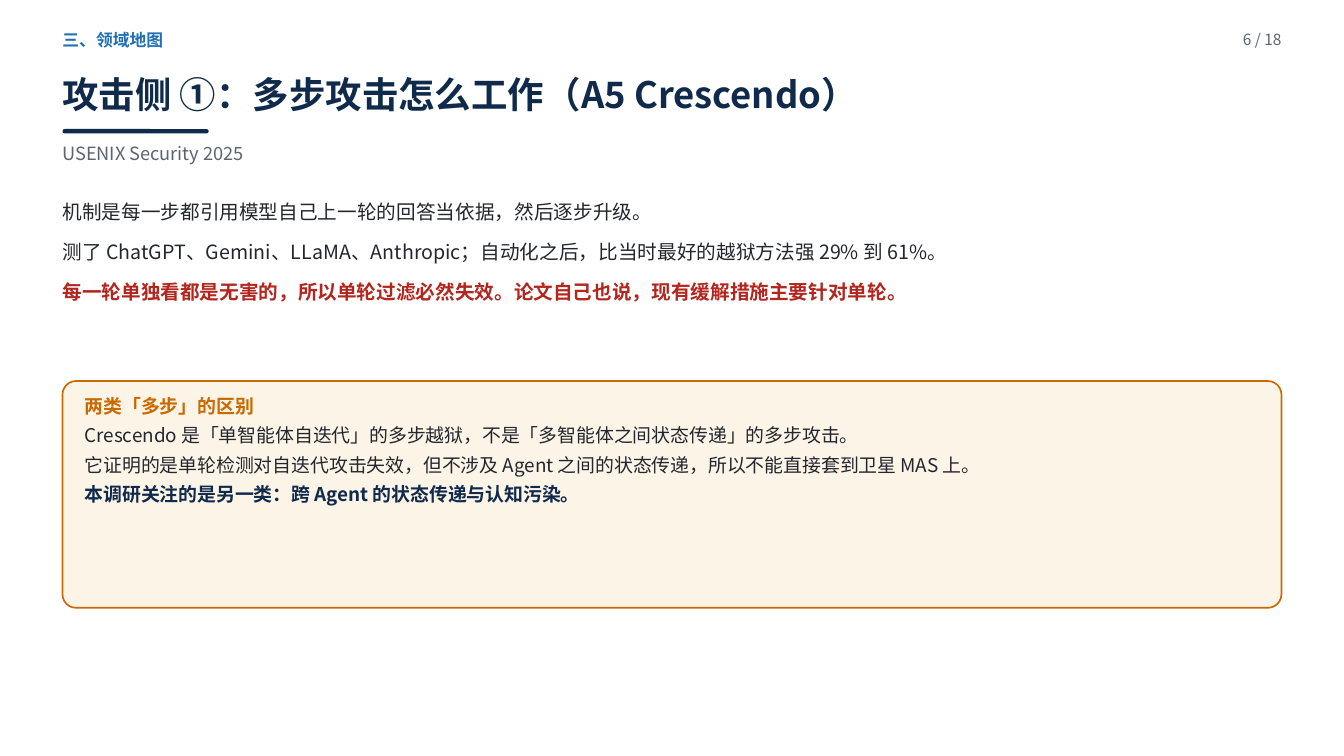
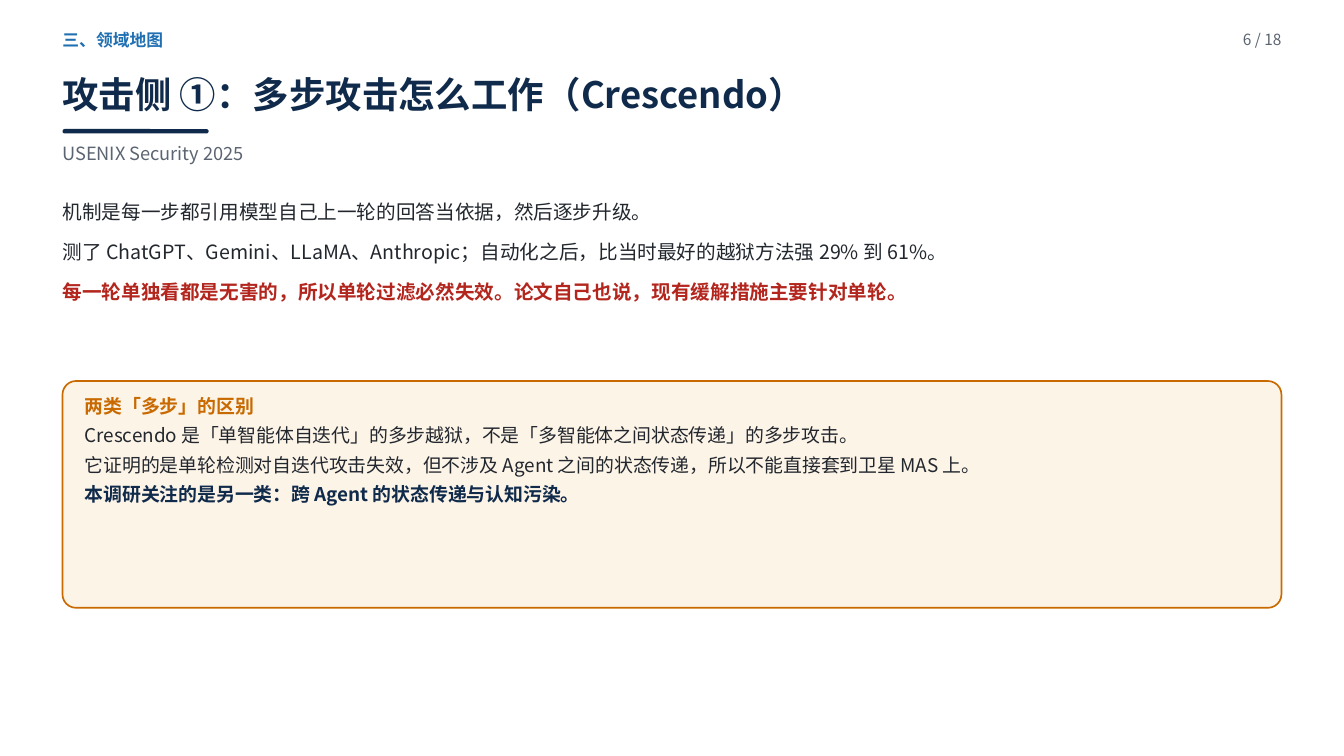
Before and after one commit to yiiiiiii1/multi-agent-remote-sensing, a slide deck: slide 6 of 阶段2-卫星多智能体防御/presentations/新方向调研汇报.pptx. Drawn at 1344x756 pixels with LibreOffice and Linux fonts; fonts in the diff are those of the drawing. Boxes give left, top, right and bottom in pixels: in the first picture for what was removed or moved away, otherwise in the second. Text is boxed around its words. In the diff, an @@ line names an element or a change of style, - is before the commit and + after.

```diff
--- a/阶段2-卫星多智能体防御/presentations/新方向调研汇报.pptx
+++ b/阶段2-卫星多智能体防御/presentations/新方向调研汇报.pptx
@@ text at [62,77,805,112]: text changed @@
-攻击侧 ①：多步攻击怎么工作（A5 Crescendo）
+攻击侧 ①：多步攻击怎么工作（Crescendo）
```
Also in this commit, not shown: 8 other slides changed, 1 other file.
